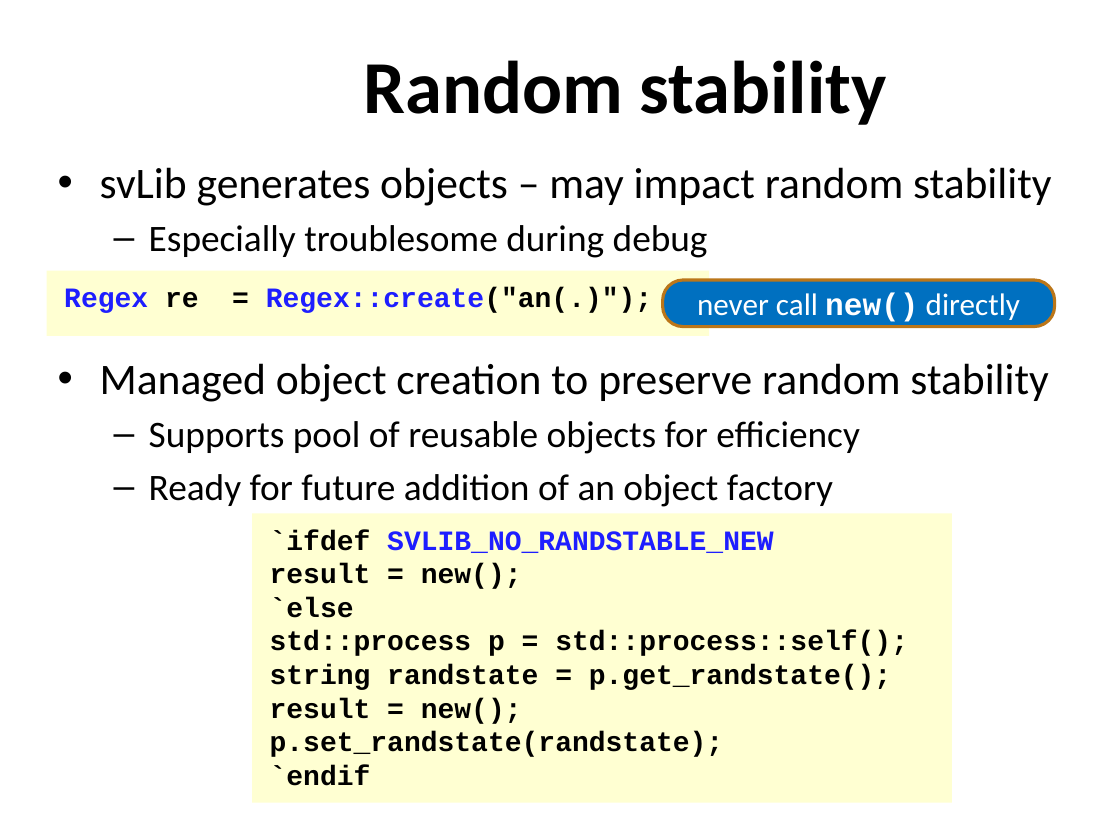
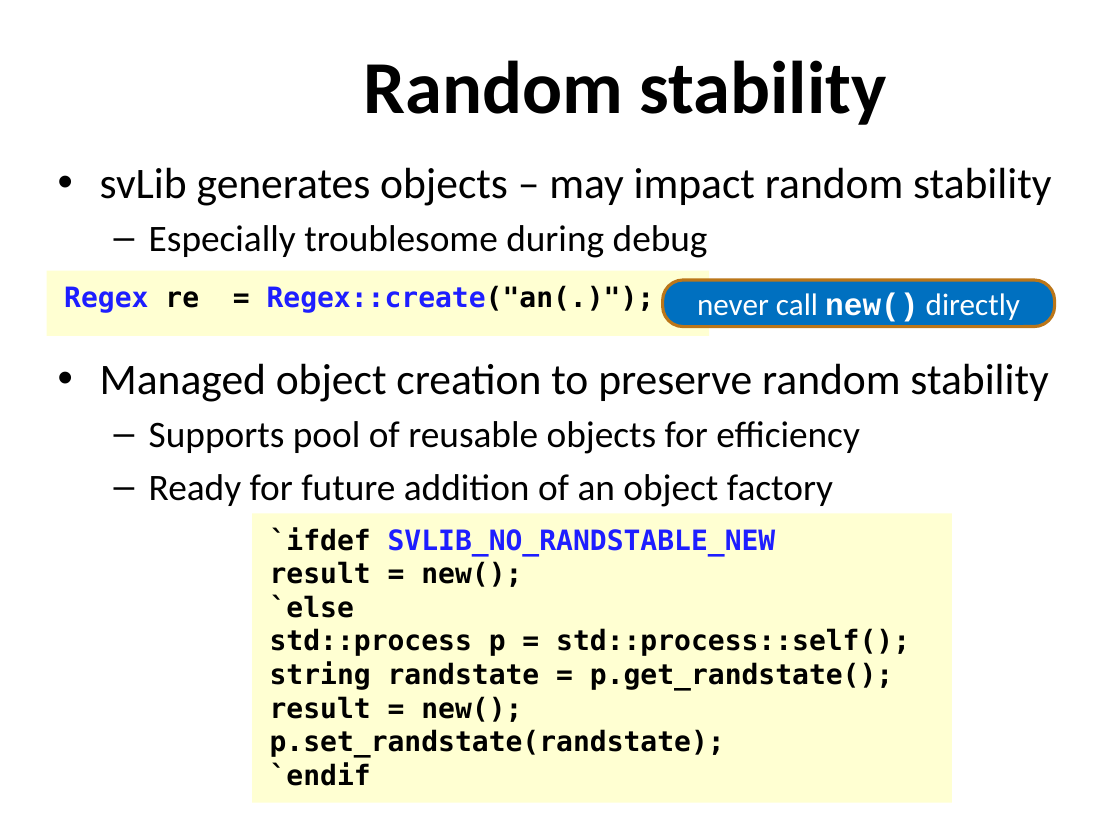
Before and after one commit to xiaoweish/svlib, a slide deck: slide 11 of svlib/doc/163-aq602-latest-draft.pptm. Drawn at 1120x840 pixels with LibreOffice and Linux fonts; fonts in the diff are those of the drawing; background and template pictures are left out. Boxes give left, top, right and bottom in pixels: in the first picture for what was removed or moved away, otherwise in the second. Text is boxed around its words. In the diff, an @@ line names an element or a change of style, - is before the commit and + after.

Commit message:
change env-var function names to match the code; add macro to change code example fonts en masse

```diff
--- a/svlib/doc/163-aq602-latest-draft.pptm
+++ b/svlib/doc/163-aq602-latest-draft.pptm
@@ rectangle "Regex re = Regex::create("an(.)");" at box(47, 271, 710, 336): font Courier New to DejaVu Sans Mono @@
@@ rectangle "`ifdef SVLIB_NO_RANDSTABLE_NEW" at box(252, 513, 952, 802): font Courier New to DejaVu Sans Mono @@
```
Also in this commit, not shown: 11 other slides changed.
